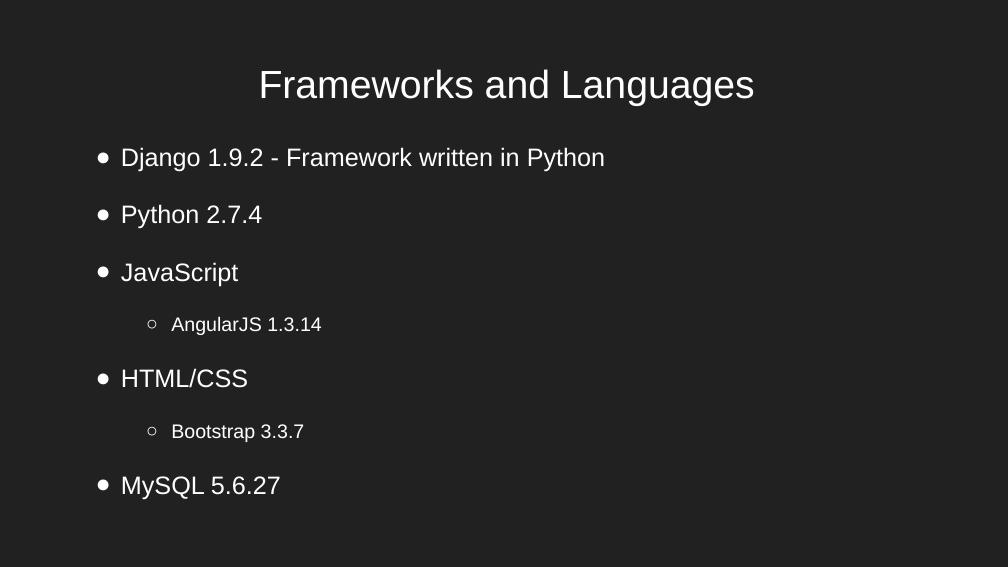
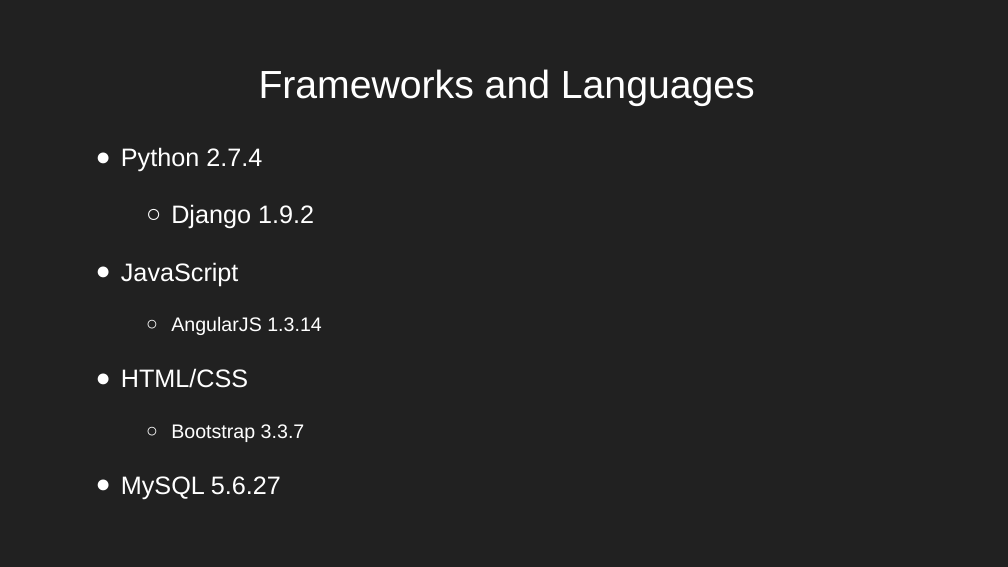
Before and after one commit to nreader72/NostraDomicile, a slide deck: slide 36 of docs/Progress_Reports/NostraDomicile (6).pptx. Drawn at 1008x567 pixels with LibreOffice and Linux fonts; fonts in the diff are those of the drawing; background and template pictures are left out. Boxes give left, top, right and bottom in pixels: in the first picture for what was removed or moved away, otherwise in the second. Text is boxed around its words. In the diff, an @@ line names an element or a change of style, - is before the commit and + after.

```diff
--- a/docs/Progress_Reports/NostraDomicile (6).pptx
+++ b/docs/Progress_Reports/NostraDomicile (6).pptx
@@ text at (121,147,605,172): paragraph removed @@
-● Django 1.9.2 - Framework written in Python
@@ text at (171,204,314,229): paragraph added @@
+  ○ Django 1.9.2
```
Also in this commit, not shown: 9 other slides changed, 4 slides added, 3 slides removed.
